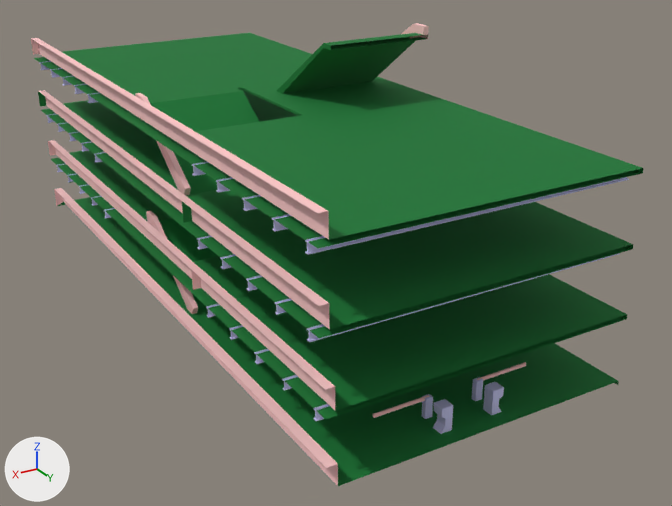
Renders of the FBX model GGJ2019/Assets/Models/CarPark.FBX from each side of a commit.
One viewpoint serves both versions: a 50 mm lens placed at (-2.52, 10.77, 5.56), pointed at (-8.47, 0.86, 0.61). The lights are fixed; the arrows at lower left show +X, +Y and +Z. Where no turn or scale is listed for an object, it has been applied to the vertices.

The first picture shows 'CarPark2'.
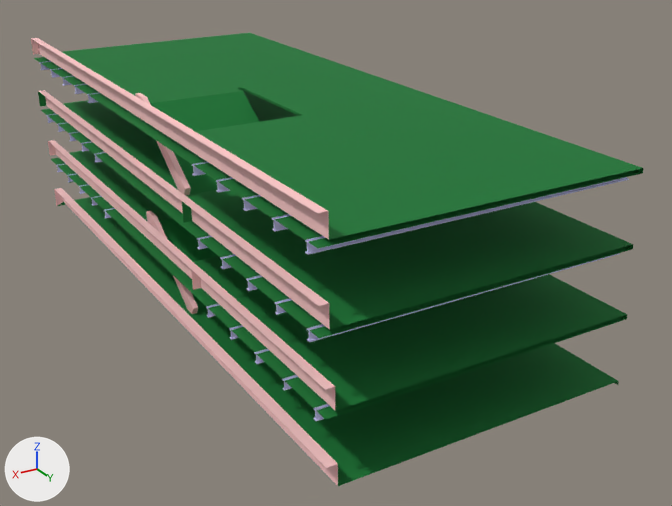
What differs and where, as boxes (x1, y1, x2, y2) in the pictures (672 x 506 px):
'CarPark2', reshaped: before (31, 23, 643, 486); after (31, 33, 643, 486)
part 1 of me_mesh, deleted: before (243, 23, 459, 115)

Patch to the scene script:
```diff
--- a/GGJ2019/Assets/Models/CarPark.FBX.py
+++ b/GGJ2019/Assets/Models/CarPark.FBX.py
@@ me_mesh @@
 # used by ob_carpark2; location = (-8.06, -3.73, 0.0)
-me_mesh.from_pydata(...)  # 1155 vertices, 2136 faces; spans x -1.92..1.99, y -0.83..8.3, z 0.0..3.55
+me_mesh.from_pydata(...)  # 1056 vertices, 1032 faces; spans x -1.92..1.99, y -0.83..8.3, z 0.0..2.85
+# me_mesh part 1: 21 vertices removed from x -1.62..-0.19, y 3.32..4.83, z 2.6..3.55
 me_mesh.materials.append(mat_01___default)
 me_mesh.materials.append(mat_02___default)
-me_mesh.materials.append(mat_03___default)  # blue #cacaf3
-me_mesh.materials.append(mat_02___default_001)  # pink #ffcaca
 me_mesh.materials.append(mat_03___default_002)
```
